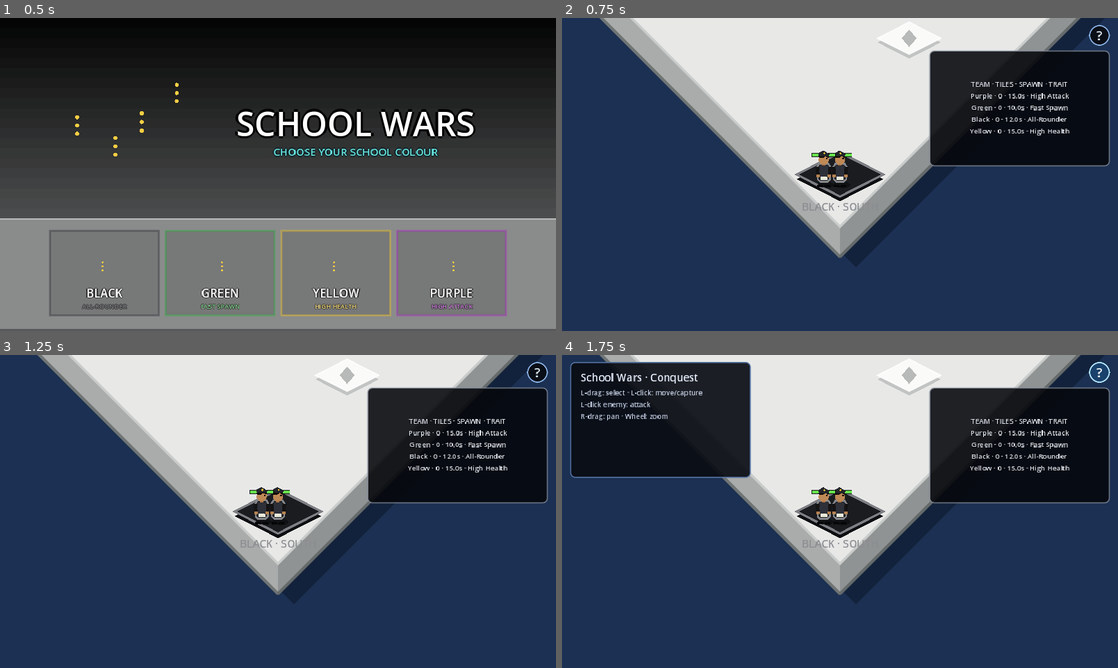
Above: before the commit, frames 1-4 (two rows, left to right).
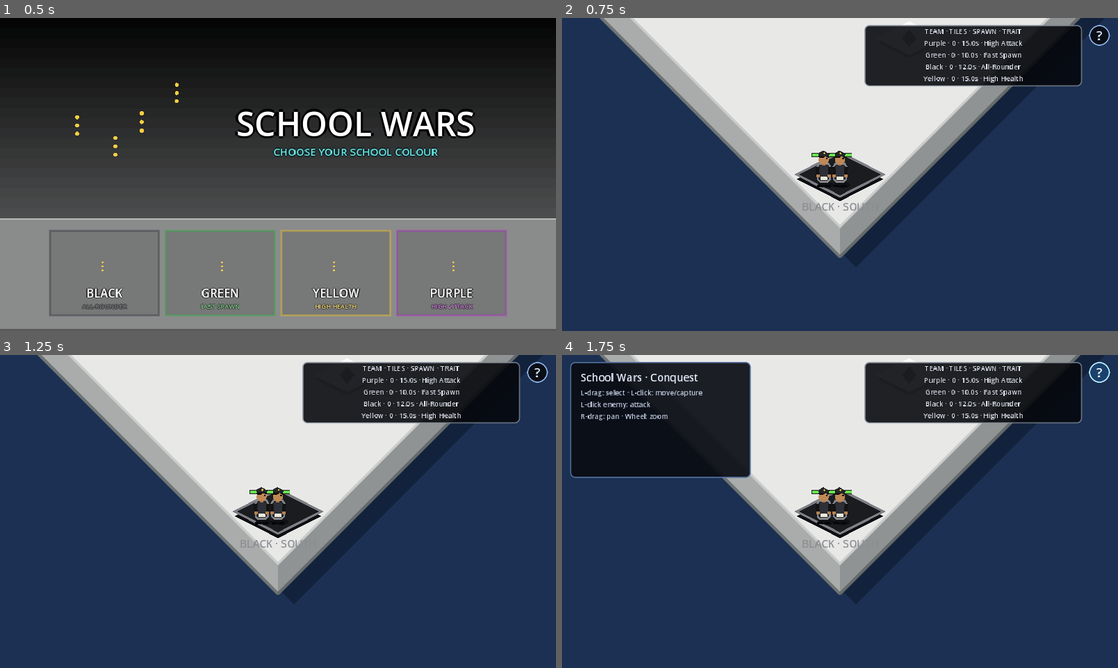
Above: after the commit, the same moments.

Repository: knigfty/school-wars
Game: Godot game, scene res://Scenes/main.tscn
The game is run twice, just before and just after one commit, with the same random seed, the same clock (stepped at 60 frames per second) and the same inputs.
Inputs (mouse positions are in pixels of both pictures, inside the frame that each line leads up to):
- Up to frame 1 (0.5 s): no input
- Up to frame 2 (0.75 s): click (667, 274) at 0.5 s
- Up to frame 3 (1.25 s): no input
- Up to frame 4 (1.75 s): click "?" at 1.25 s

Frame 1 is identical in both runs. In frame 2, 14% of the frame differs, in the area x 54-99%, y 2-48%; in frame 3, 14%; in frame 4, 14%.

Commit message:
ui: replace status panel with one-line unit bar

Diff:
--- a/Scenes/movement_test.tscn
+++ b/Scenes/movement_test.tscn
@@ -251,14 +251,14 @@
 label_settings = SubResource("LabelSettings_body")
 
 [node name="StatusPanel" type="PanelContainer" parent="HUD"]
-custom_minimum_size = Vector2(312, 200)
+custom_minimum_size = Vector2(376, 36)
 anchors_preset = 1
 anchor_left = 1.0
 anchor_right = 1.0
-offset_left = -326.0
-offset_top = 56.0
-offset_right = -14.0
-offset_bottom = 256.0
+offset_left = -438.0
+offset_top = 12.0
+offset_right = -62.0
+offset_bottom = 48.0
 grow_horizontal = 0
 theme_override_styles/panel = SubResource("StyleBoxFlat_status")
 
@@ -269,7 +269,7 @@
 theme_override_colors/font_color = Color(0.9, 0.92, 0.96, 1)
 theme_override_colors/font_outline_color = Color(0.02, 0.02, 0.03, 1)
 theme_override_font_sizes/font_size = 12
-text = "TEAM · TILES · SPAWN · TRAIT"
+text = "Purple: 2 · Green: 2 · Black: 2 · Yellow: 2"
 horizontal_alignment = 1
 vertical_alignment = 1
 script = ExtResource("14_status")
